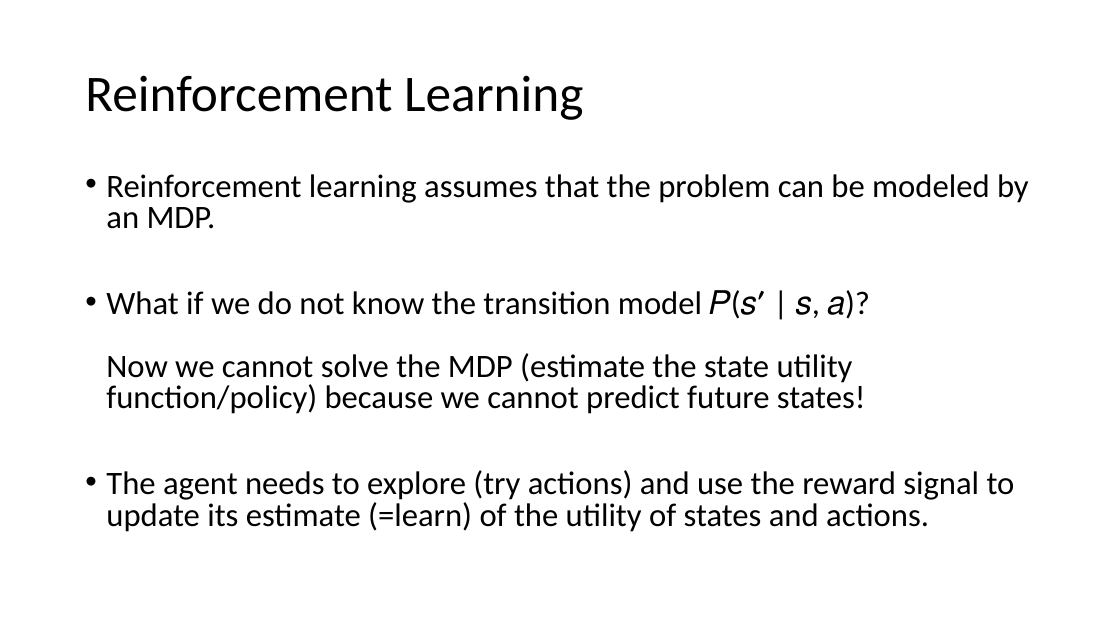
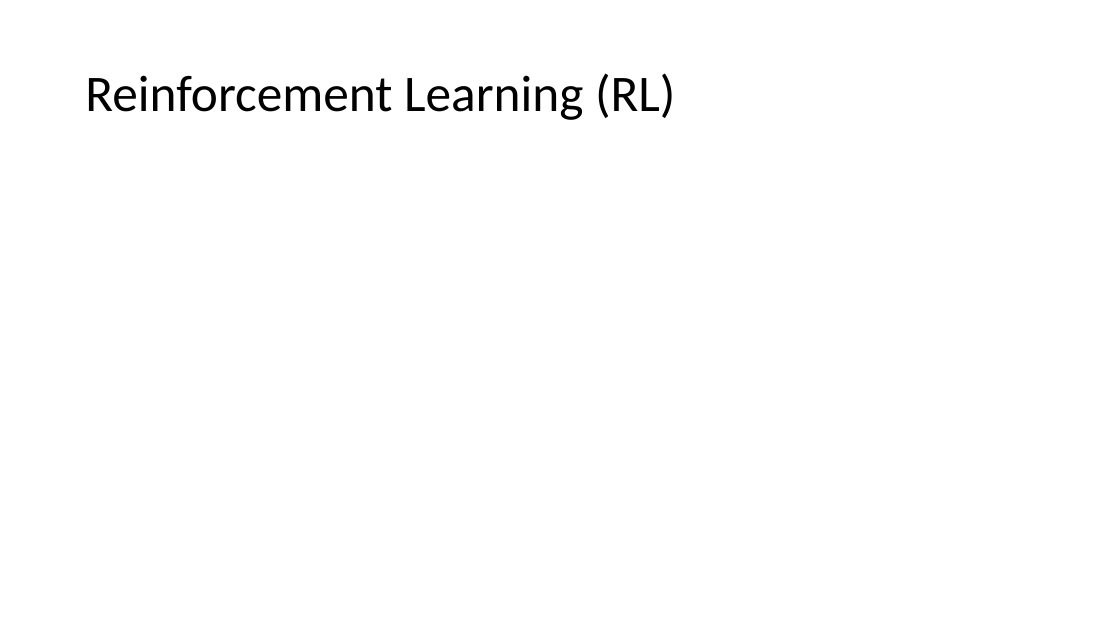
Before and after one commit to mhahsler/CS7320-AI, a slide deck: slide 12 of slides/22_Reinforcement_Learning.pptx (slide 11 before the commit). Drawn at 1120x630 pixels with LibreOffice and Linux fonts; fonts in the diff are those of the drawing; grey boxes stand for pictures. Boxes give left, top, right and bottom in pixels: in the first picture for what was removed or moved away, otherwise in the second. Text is boxed around its words. In the diff, an @@ line names an element or a change of style, - is before the commit and + after.

```diff
--- a/slides/22_Reinforcement_Learning.pptx
+++ b/slides/22_Reinforcement_Learning.pptx
@@ title at (85,73,675,120): text changed @@
-Reinforcement Learning
+Reinforcement Learning (RL)
@@ text removed at (106,174,1029,532) @@
-• Reinforcement learning assumes that the problem can be modeled by an MDP.
-• What if we do not know the transition model 𝑃(𝑠′ | 𝑠, 𝑎)?
-  Now we cannot solve the MDP (estimate the state utility function/policy) because we cannot predict future states!
-• The agent needs to explore (try actions) and use the reward signal to update its estimate (=learn) of the utility of states and actions.
```
Also in this commit, not shown: 7 other slides changed, 2 slides added, 1 slide removed, 1 other file.
